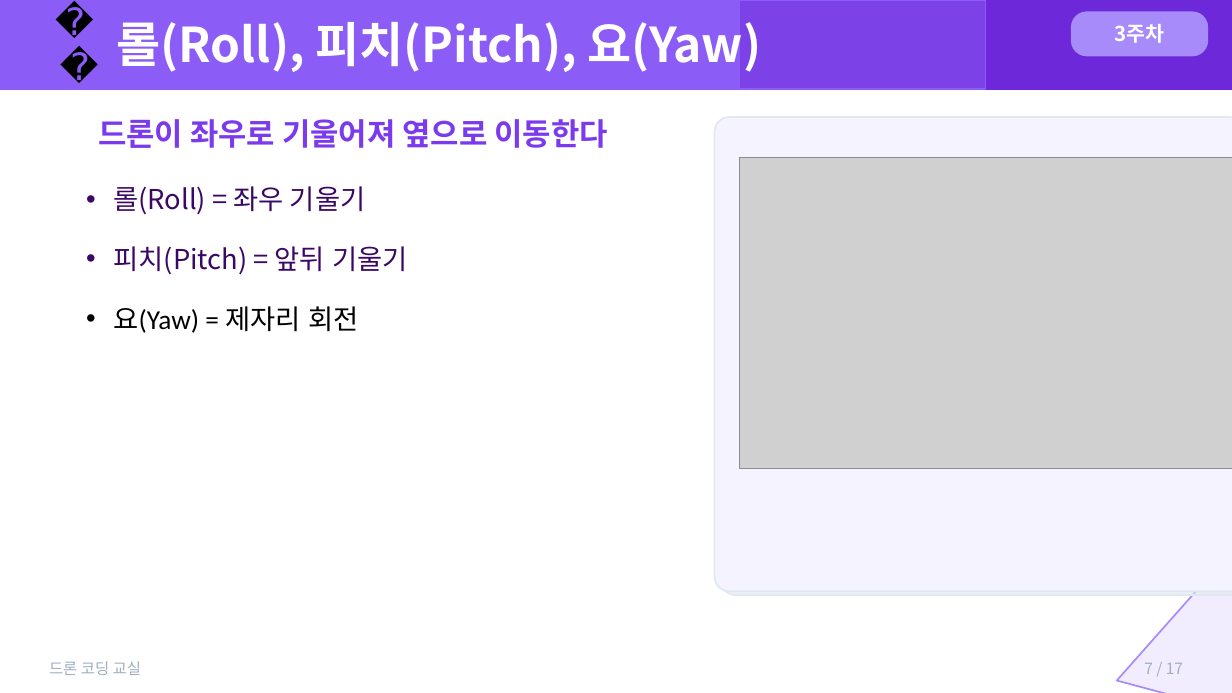
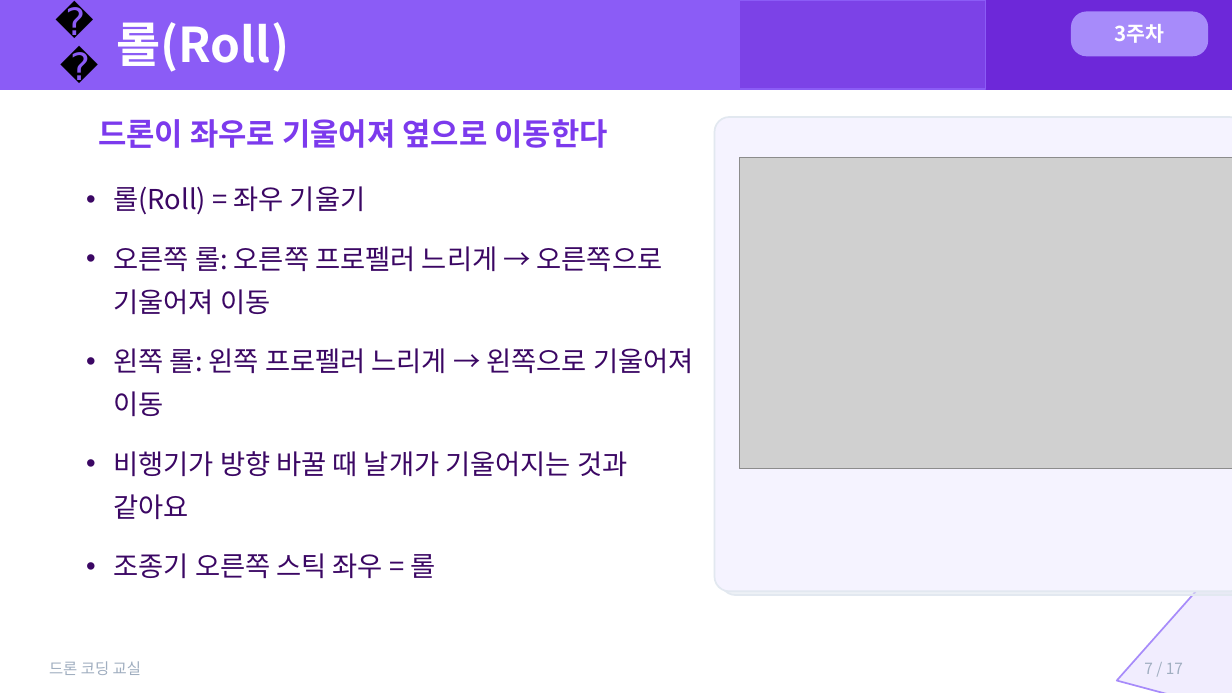
Before and after one commit to ktkennedy/codrone, a slide deck: slide 7 of materials/PPT/week03_presentation.pptx. Drawn at 1232x693 pixels with LibreOffice and Linux fonts; fonts in the diff are those of the drawing; grey boxes stand for pictures. Boxes give left, top, right and bottom in pixels: in the first picture for what was removed or moved away, otherwise in the second. Text is boxed around its words. In the diff, an @@ line names an element or a change of style, - is before the commit and + after.

```diff
--- a/materials/PPT/week03_presentation.pptx
+++ b/materials/PPT/week03_presentation.pptx
@@ text at [117, 22, 289, 72]: text changed @@
-롤(Roll), 피치(Pitch), 요(Yaw)
+롤(Roll)
@@ text at [114, 246, 694, 578]: text changed @@
-• 피치(Pitch) = 앞뒤 기울기
-• 요(Yaw) = 제자리 회전
+• 오른쪽 롤: 오른쪽 프로펠러 느리게 → 오른쪽으로 기울어져 이동
+• 왼쪽 롤: 왼쪽 프로펠러 느리게 → 왼쪽으로 기울어져 이동
+• 비행기가 방향 바꿀 때 날개가 기울어지는 것과 같아요
+• 조종기 오른쪽 스틱 좌우 = 롤
```
Also in this commit, not shown: 1 slide added.
